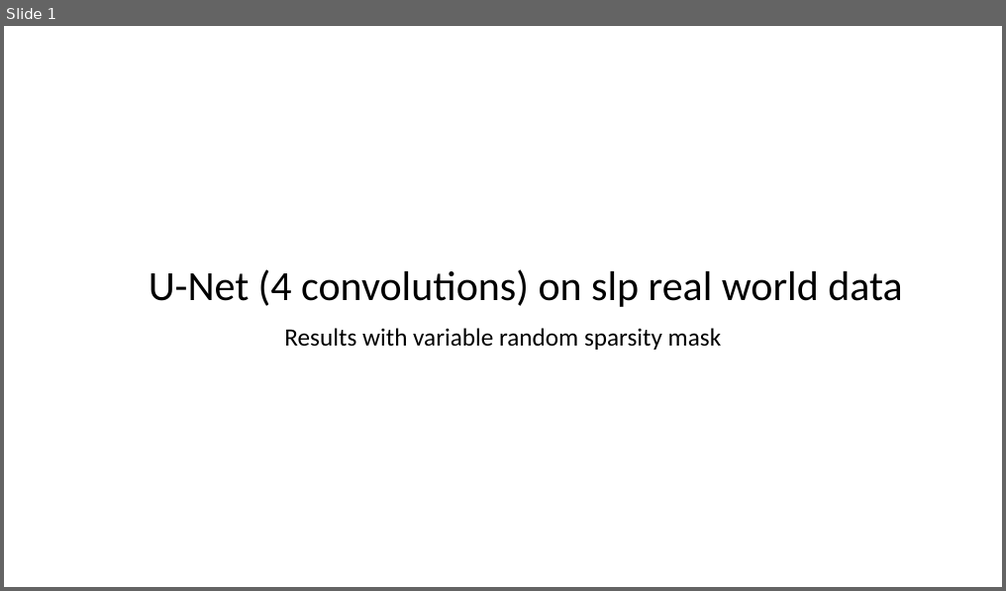
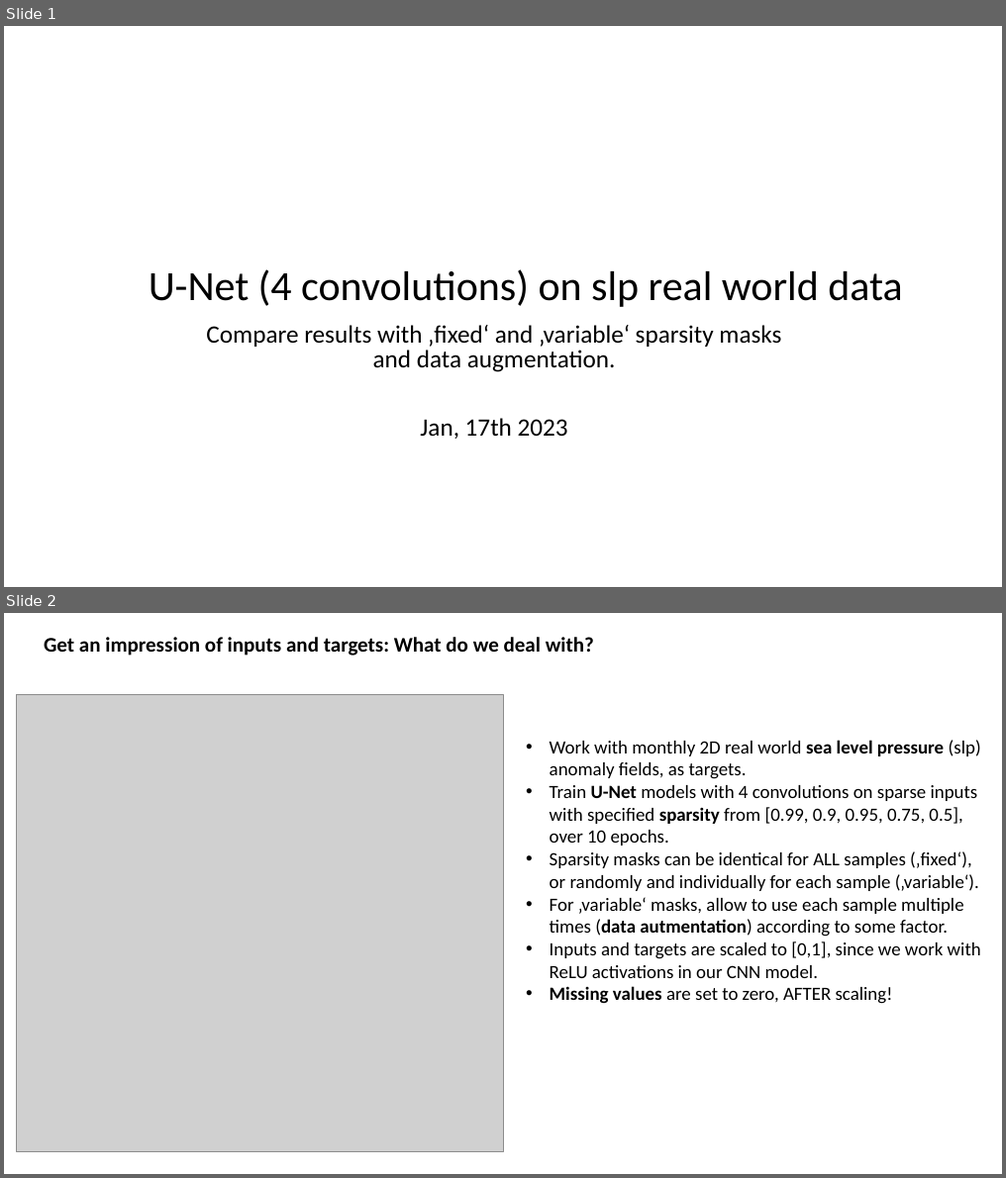
Before and after one commit to MarcoLandtHayen/reconstruct-sparse-inputs, a slide deck: presentations/unet_4conv_slp_realworld.pptx. Shown one above the other, each under a label of ours: slide 1 before the commit, slides 1 and 2 after it. The pictures are 1006x591 and 1006x1178 pixels, drawn with LibreOffice and Linux fonts; fonts in the diff are those of the drawing; grey boxes stand for pictures. Boxes give left, top, right and bottom in pixels: in the first picture for what was removed or moved away, otherwise in the second. Text is boxed around its words. In the diff, an @@ line names an element or a change of style, - is before the commit and + after.

Commit message:
Update presentation with summary on first experiments with U-Net on slp real world data

```diff
--- a/presentations/unet_4conv_slp_realworld.pptx
+++ b/presentations/unet_4conv_slp_realworld.pptx
@@ slide 2 added at [4, 613, 1002, 1174], background #FFFFFF @@
@@ text added at [44, 637, 594, 656], 20 pt, text #000000, bold @@
+Get an impression of inputs and targets: What do we deal with?
@@ picture added at [17, 694, 503, 1152] @@
@@ text added at [549, 740, 981, 1004], 18 pt, text #000000 @@
+• Work with monthly 2D real world sea level pressure (slp) anomaly fields, as targets.
+• Train U-Net models with 4 convolutions on sparse inputs with specified sparsity from [0.99, 0.9, 0.95, 0.75, 0.5], over 10 epochs.
+• Sparsity masks can be identical for ALL samples (‚fixed‘), or randomly and individually for each sample (‚variable‘).
+• For ‚variable‘ masks, allow to use each sample multiple times (data autmentation) according to some factor.
+• Inputs and targets are scaled to [0,1], since we work with ReLU activations in our CNN model.
+• Missing values are set to zero, AFTER scaling!
@@ slide 1 changed as well @@
@@ subtitle at [206, 325, 781, 439]: text changed @@
-Results with variable random sparsity mask
+Compare results with ‚fixed‘ and ‚variable‘ sparsity masks and data augmentation.
+Jan, 17th 2023
```
Also in this commit, not shown: 4 other slides changed, 4 other slides added, 1 slide removed.
